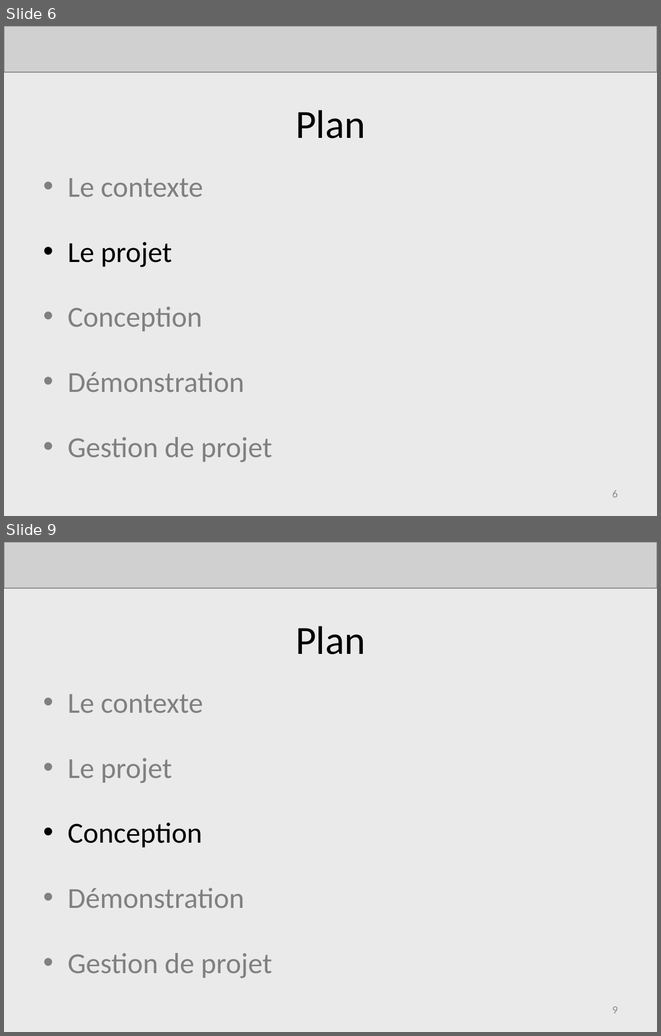
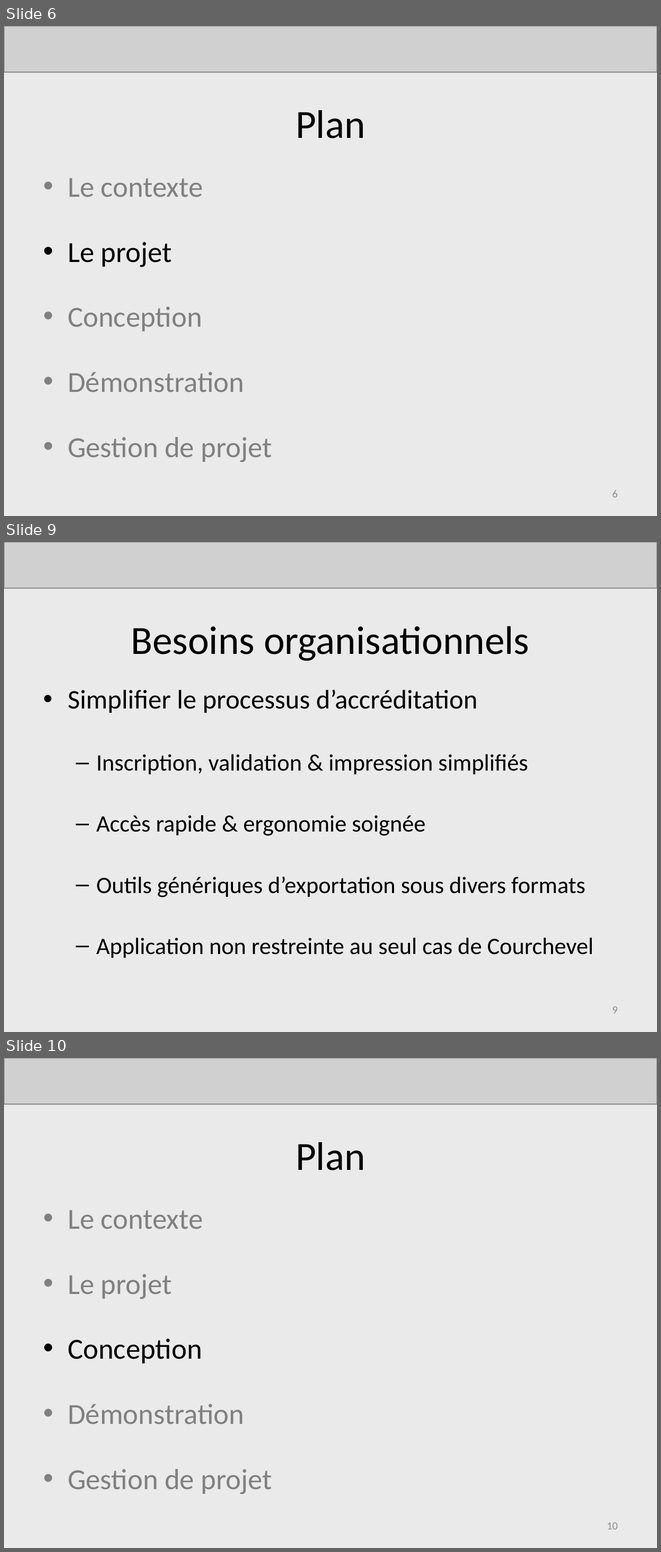
Before and after one commit to AdrienLombard/SimplePass, a slide deck: doc/Présentations/Projet Courchevel - Soutenance finale.pptx. Shown one above the other, each under a label of ours: slides 6 and 9 before the commit, slides 6, 9 and 10 after it; the slides between them are not shown. The pictures are 661x1036 and 661x1552 pixels, drawn with LibreOffice and Linux fonts; fonts in the diff are those of the drawing; grey boxes stand for pictures. Boxes give left, top, right and bottom in pixels: in the first picture for what was removed or moved away, otherwise in the second. Text is boxed around its words. In the diff, an @@ line names an element or a change of style, - is before the commit and + after.

```diff
--- a/doc/Présentations/Projet Courchevel - Soutenance finale.pptx
+++ b/doc/Présentations/Projet Courchevel - Soutenance finale.pptx
@@ slide 9 added at box(4, 542, 657, 1032), background #EAEAEA @@
@@ picture added at box(4, 542, 657, 588) @@
@@ title added at box(131, 626, 529, 661), 44 pt, text #000000 @@
+Besoins organisationnels
@@ text added at box(68, 689, 594, 958), 25.9 pt, text #000000 @@
+• Simplifier le processus d’accréditation
+  – Inscription, validation & impression simplifiés
+  – Accès rapide & ergonomie soignée
+  – Outils génériques d’exportation sous divers formats
+  – Application non restreinte au seul cas de Courchevel
@@ page number added at box(612, 1006, 618, 1013), 12 pt, text #8C8C8C @@
+9
@@ what was slide 9 is now slide 10 @@
@@ page number at box(607, 1522, 618, 1529): text changed @@
-9
+10
```
Also in this commit, not shown: 2 other slides added, 2 slides removed.
